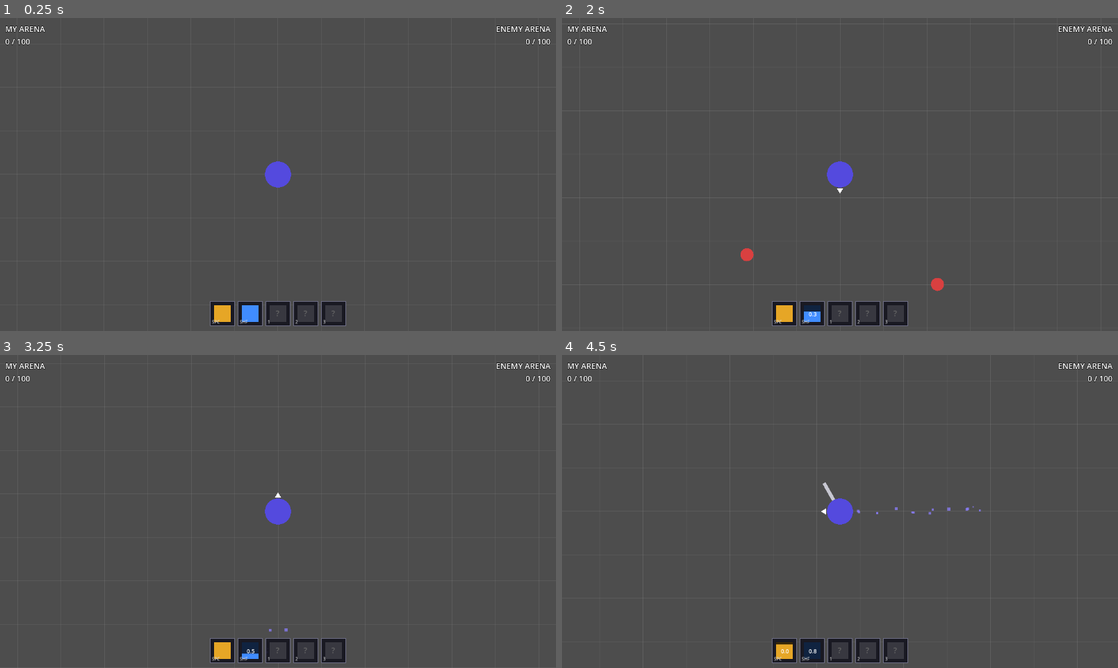
Above: before the commit, frames 1-4 (two rows, left to right).
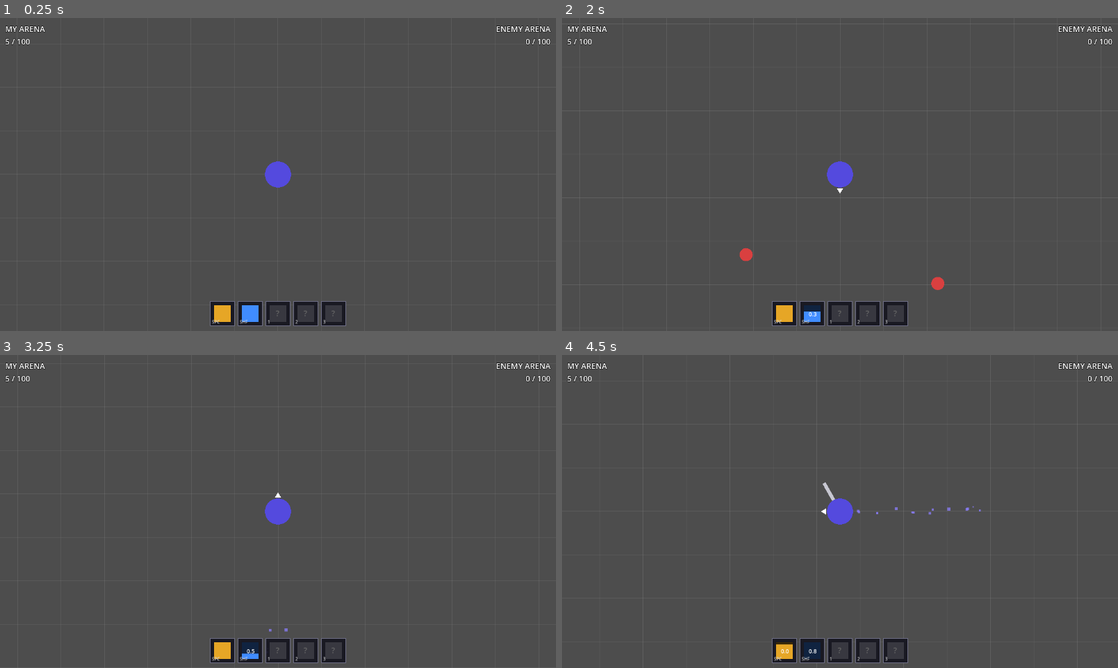
Above: after the commit, the same moments.

Repository: Wowo10/Mobber
Game: Godot game, scene res://scenes/game/game.tscn
Same seed, same stepped clock (60 frames per second), same inputs: the game is played once before the commit and once after it. This scene is started directly instead of the project's main scene.
Inputs:
- Up to frame 1 (0.25 s): no input
- Up to frame 2 (2 s): tap Enter at 0.5 s; hold D (move_right) 0.53-1.28 s; tap Space (attack) at 0.6, 1.25 s; hold S (move_down) from 1.28 s (still down); tap Shift (dash) at 1.35 s
- Up to frame 3 (3.25 s): release S (move_down) at 2.03 s; hold D (move_right) 2.03-2.78 s; tap Space (attack) at 2.1 s; hold W (move_up) from 2.78 s (still down); tap Shift (dash) at 2.85 s
- Up to frame 4 (4.5 s): tap Enter at 3.5 s; release W (move_up) at 3.53 s; hold A (move_left) from 3.53 s (still down); tap Space (attack) at 3.6, 4.25 s; tap Shift (dash) at 4.35 s

The runs differ from the first frame. In frame 1, less than 0.1% of the frame differs, in the area x 0-2%, y 6-9%; in frame 2, less than 0.1%, in the area x 0-69%, y 6-88%; in frame 3, less than 0.1%; in frame 4, less than 0.1%.

Commit message:
Some tweaks in scene disposal.

Diff:
--- a/scripts/entities/mob.gd
+++ b/scripts/entities/mob.gd
@@ -14,10 +14,16 @@
 
 func _ready() -> void:
 	_pick_wander_dir()
-	# Only the server runs mob physics/AI
 	var networked: bool = multiplayer.multiplayer_peer is ENetMultiplayerPeer
 	if networked and not multiplayer.is_server():
 		set_physics_process(false)
+		return
+	if networked:
+		# Disable syncer for one frame so the MultiplayerSpawner's spawn packet
+		# reaches clients before the first unreliable sync/simplify_path packet.
+		$MultiplayerSynchronizer.process_mode = PROCESS_MODE_DISABLED
+		$MultiplayerSynchronizer.set_deferred(&"process_mode", PROCESS_MODE_INHERIT)
+
 
 func _process(_delta: float) -> void:
 	queue_redraw()
@@ -56,7 +62,8 @@
 	if networked and multiplayer.is_server():
 		var game := get_tree().root.get_node_or_null("Game")
 		if game and game.has_method("notify_mob_killed"):
-			game.notify_mob_killed(get_parent().get_parent())
+			var arena := get_parent().get_parent()
+			game.call_deferred("notify_mob_killed", arena)
 	queue_free()
 
 func _draw() -> void:
--- a/scripts/entities/player.gd
+++ b/scripts/entities/player.gd
@@ -83,8 +83,7 @@
 			$DashParticles.emitting = true
 
 	move_and_slide()
-	if multiplayer.multiplayer_peer is ENetMultiplayerPeer:
-		_rpc_sync_pos.rpc(position)
+	_rpc_sync_pos.rpc(position)
 	queue_redraw()
 
 	if _attack_cooldown > 0.0:
--- a/scripts/game/arena.gd
+++ b/scripts/game/arena.gd
@@ -37,7 +37,7 @@
 		randf_range(margin, Constants.WORLD_SIZE_X - margin),
 		randf_range(margin, Constants.WORLD_SIZE_Y - margin)
 	)
-	$MobContainer.call_deferred("add_child", mob, true)
+	$MobContainer.add_child(mob, true)
 
 func get_mob_count() -> int:
 	return $MobContainer.get_child_count()
--- a/scripts/game/game.gd
+++ b/scripts/game/game.gd
@@ -5,6 +5,7 @@
 var _peer_to_arena: Dictionary = {}
 var _peer_to_player: Dictionary = {}
 var _networked: bool = false
+var _leaving: bool = false
 
 func _ready() -> void:
 	_networked = multiplayer.multiplayer_peer is ENetMultiplayerPeer
@@ -21,8 +22,6 @@
 	if multiplayer.is_server():
 		multiplayer.peer_disconnected.connect(_on_peer_disconnected)
 		_peer_to_arena[1] = $Arena1
-		for i in Constants.MOB_COUNT:
-			$Arena1.spawn_mob()
 	else:
 		multiplayer.server_disconnected.connect(_on_server_disconnected)
 		_rpc_client_ready.rpc_id(1)
@@ -33,6 +32,8 @@
 		return
 	var id := multiplayer.get_remote_sender_id()
 	_peer_to_arena[id] = $Arena2
+	for i in Constants.MOB_COUNT:
+		$Arena1.spawn_mob()
 	for i in Constants.MOB_COUNT:
 		$Arena2.spawn_mob()
 	_spawn_player(1)
@@ -47,6 +48,12 @@
 	_spawn_player(1)
 	_spawn_player(client_id)
 
+func _notification(what: int) -> void:
+	if what == NOTIFICATION_EXIT_TREE and multiplayer.multiplayer_peer != null:
+		# Null peer before children exit tree so MultiplayerSynchronizers skip
+		# process_simplify_path — otherwise "Node not found: Game" is thrown.
+		multiplayer.multiplayer_peer = null
+
 func _on_server_disconnected() -> void:
 	_show_disconnect("Host disconnected. Returning to lobby...")
 
@@ -58,10 +65,25 @@
 	_show_disconnect("Player disconnected. Returning to lobby...")
 
 func _show_disconnect(msg: String) -> void:
+	_leaving = true
+	for child in $PlayerContainer.get_children():
+		child.set_physics_process(false)
 	$DisconnectOverlay/MsgLabel.text = msg
 	$DisconnectOverlay.visible = true
 	await get_tree().create_timer(3.0).timeout
+	_leave_game()
+
+func _leave_game() -> void:
+	# Remove mobs synchronously so their MultiplayerSynchronizer _exit_tree
+	# runs while "Game" is still in the scene tree — prevents scene cache errors.
+	# Null peer first so MultiplayerSynchronizer._exit_tree skips path caching.
 	multiplayer.multiplayer_peer = null
+	for arena in [$Arena1, $Arena2]:
+		var mc: Node = arena.get_node_or_null("MobContainer")
+		if mc == null:
+			continue
+		for mob in mc.get_children():
+			mob.free()
 	get_tree().change_scene_to_file("res://scenes/ui/lobby.tscn")
 
 func _spawn_player(peer_id: int) -> void:
@@ -76,20 +98,14 @@
 	_peer_to_player[peer_id] = player
 
 func notify_mob_killed(arena: Node2D) -> void:
-	if not multiplayer.is_server():
+	if not multiplayer.is_server() or _leaving:
 		return
 	var opponent: Node2D = $Arena2 if arena == $Arena1 else $Arena1
 	opponent.spawn_mob()
 	opponent.spawn_mob()
-	# Dying mob not freed yet (-1 on killer); spawned mobs deferred (+2 on opponent).
-	var a1: int = $Arena1.get_mob_count()
-	var a2: int = $Arena2.get_mob_count()
-	if arena == $Arena1:
-		a1 -= 1
-		a2 += 2
-	else:
-		a2 -= 1
-		a1 += 2
+	# Dying mob not freed yet; subtract 1 from killer's arena count.
+	var a1: int = $Arena1.get_mob_count() - (1 if arena == $Arena1 else 0)
+	var a2: int = $Arena2.get_mob_count() - (1 if arena == $Arena2 else 0)
 	_update_hud_local(a1, a2)
 	if _networked:
 		_rpc_update_hud.rpc(a1, a2)
@@ -143,8 +159,8 @@
 	$GameOverOverlay.visible = true
 
 func _on_return_pressed() -> void:
-	multiplayer.multiplayer_peer = null
-	get_tree().change_scene_to_file("res://scenes/ui/lobby.tscn")
+	_leaving = true
+	_leave_game()
 
 func _setup_skill_bar() -> void:
 	var bar := $HUD/SkillBar
@@ -160,7 +176,7 @@
 	bar.get_node("Skill3Slot").available = false
 
 func _process(_delta: float) -> void:
-	if _networked and not (multiplayer.multiplayer_peer is ENetMultiplayerPeer):
+	if _leaving:
 		return
 	var my_id: int = 1 if not _networked else multiplayer.get_unique_id()
 	var player = _peer_to_player.get(my_id)
